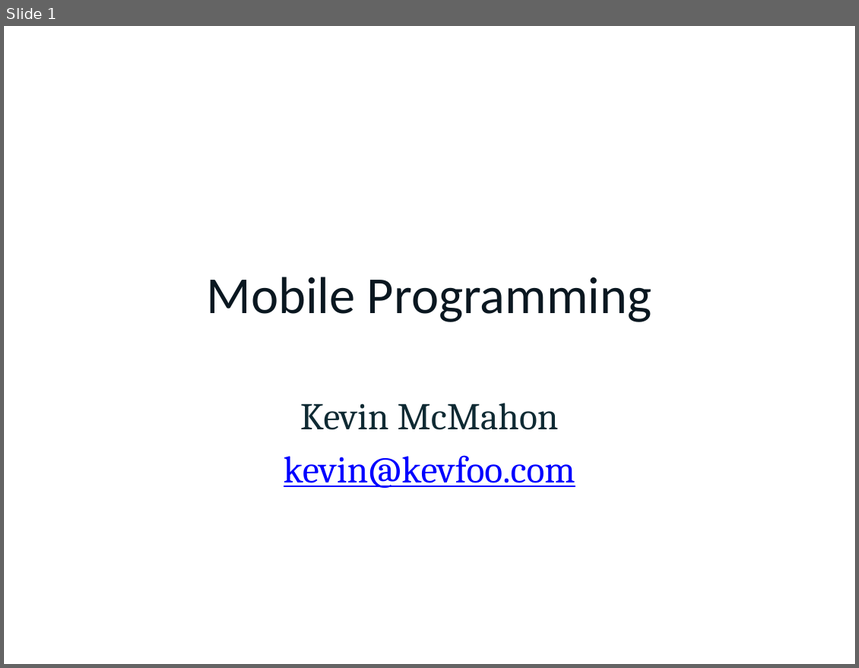
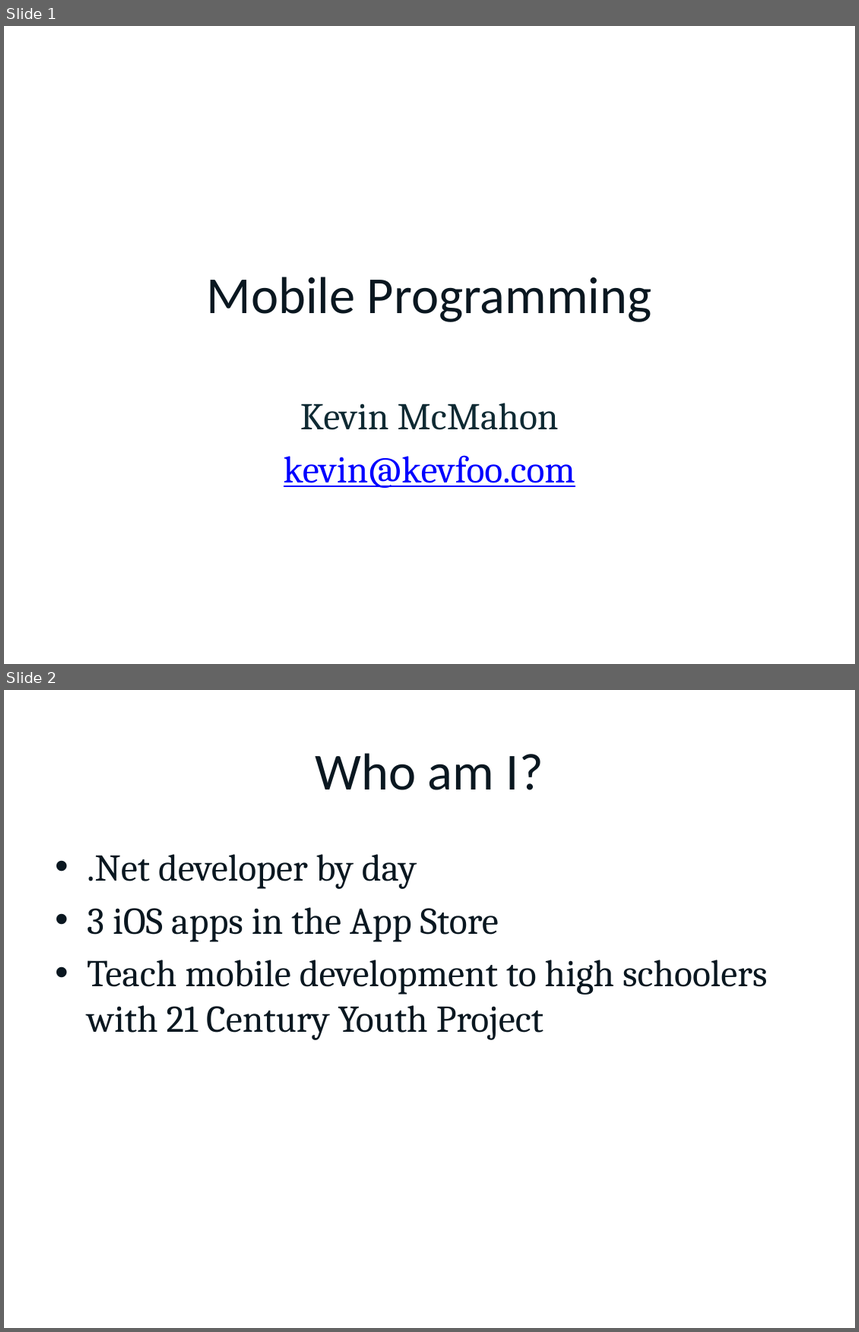
Before and after one commit to kevinmcmahon/MonoDroid101, a slide deck: slides/MonoDroidWCG.pptx. Shown one above the other, each under a label of ours: slide 1 before the commit, slides 1 and 2 after it. The pictures are 859x668 and 859x1332 pixels, drawn with LibreOffice and Linux fonts; fonts in the diff are those of the drawing; background and template pictures are left out. Boxes give left, top, right and bottom in pixels: in the first picture for what was removed or moved away, otherwise in the second. Text is boxed around its words. In the diff, an @@ line names an element or a change of style, - is before the commit and + after.

```diff
--- a/slides/MonoDroidWCG.pptx
+++ b/slides/MonoDroidWCG.pptx
@@ slide 2 added at (4, 690, 855, 1328), background picture (left out) @@
@@ title added at (316, 753, 544, 790), 44 pt, text #0A1720 @@
+Who am I?
@@ text added at (87, 854, 768, 1040), 32 pt, text #0A1720 @@
+• .Net developer by day
+• 3 iOS apps in the App Store
+• Teach mobile development to high schoolers with 21 Century Youth Project
```
Also in this commit, not shown: 10 other slides added, 1 slide removed, 27 other files.
